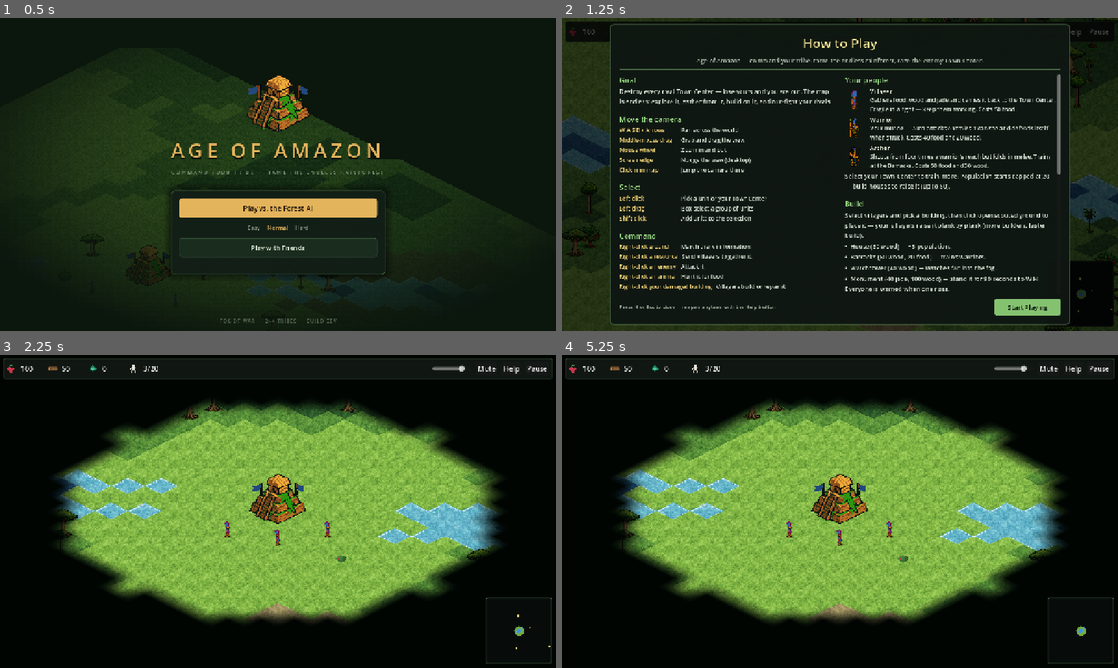
Above: before the commit, frames 1-4 (two rows, left to right).
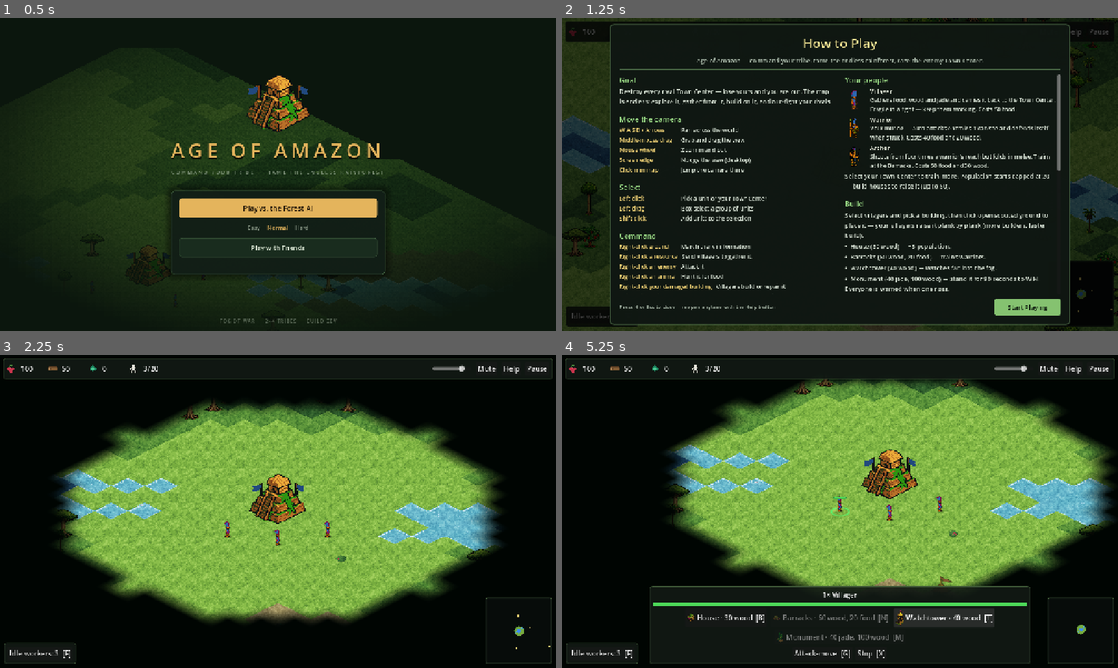
Above: after the commit, the same moments.

Repository: iagocavalcante/age-of-amazon
Game: Godot game, scene res://scenes/ui/MainMenu.tscn
Two runs of this game, one before a commit and one after it. Both use one fixed random seed, a clock stepped at 60 frames per second and the inputs below.
Inputs (mouse positions are in pixels of both pictures, inside the frame that each line leads up to):
- Up to frame 1 (0.5 s): no input
- Up to frame 2 (1.25 s): click "Play vs. the Forest AI" at 0.5 s
- Up to frame 3 (2.25 s): click (38, 652) at 1.25 s, where only the run after the commit has a clickable "Idle workers: 3 [F]"; click "Start Playing" at 2 s
- Up to frame 4 (5.25 s): click (600, 652) at 2.75 s, where only the run after the commit has a clickable "Idle workers: 3 [F]"; click (873, 652) at 3.5 s, where only the run after the commit has a clickable "Stop [X]"; click (723, 617) at 4.25 s, where only the run after the commit has a clickable "House · 30 wood [B]"; click (945, 617) at 5 s, where only the run after the commit has a clickable "Watchtower · 40 wood [T]"

Frame 1 is identical in both runs. In frame 2, 0.5% of the frame differs, in the area x 0-90%, y 48-99%; in frame 3, 0.2%; in frame 4, 33%, in the area x 0-99%, y 7-99%.

Commit message:
feat: HUD upgrade — HP bars, iconed hotkey buttons, affordability states, attack-move/stop commands, idle-worker finder

Diff:
--- a/scripts/autoloads/CommandRouter.gd
+++ b/scripts/autoloads/CommandRouter.gd
@@ -45,6 +45,8 @@
 			_exec_rally(command)
 		"attack_move":
 			_exec_attack_move(command)
+		"stop":
+			_exec_stop(command)
 		"build":
 			_exec_build(command)
 		_:
@@ -52,6 +54,10 @@
 
 # Actors resolve by name from the issuing player's group — ownership check
 # and dangling-reference filtering in one step.
+func _exec_stop(command: Dictionary) -> void:
+	for unit: UnitBase in _resolve_actors(command):
+		unit.stop_order()
+
 func _resolve_actors(command: Dictionary) -> Array[UnitBase]:
 	var owned: Array[UnitBase] = []
 	var wanted: Array = command.get("actor_names", [])
--- a/scripts/main/Main.gd
+++ b/scripts/main/Main.gd
@@ -50,6 +50,9 @@
 		_run_monument_test()
 	if "--test-tactics" in args:
 		_run_tactics_test()
+	if "--test-hud" in args:
+		_run_hud_test()
+		return
 	if "--test-fruit" in args:
 		_run_fruit_test()
 		return
@@ -358,6 +361,59 @@
 
 # Prove shore fishing: a fish school exists near the shore, a villager can
 # work it, and the catch banks as food.
+# Prove the HUD input chain: select -> hotkey arms attack-move -> click
+# commands the march -> stop hotkey drops it -> idle finder sees the unit.
+func _run_hud_test() -> void:
+	await get_tree().create_timer(0.5).timeout
+	var hud: Control = $UILayer/HUD
+	var villagers: Array = get_tree().get_nodes_in_group("player_0").filter(
+		func(n: Node) -> bool: return n is UnitBase and (n as UnitBase).can_gather)
+	var unit: UnitBase = villagers[0]
+	SelectionManager.select_only(unit)
+	await get_tree().process_frame
+	await get_tree().process_frame
+	print("[test-hud] panel-shown ", "OK" if hud._sel_panel.visible else "FAILED")
+	print("[test-hud] cmd-row ", "OK" if hud._cmd_box.visible else "FAILED")
+	print("[test-hud] hotkeys-mapped ", "OK" if hud._hotkeys.has(KEY_G)
+		and hud._hotkeys.has(KEY_X) and hud._hotkeys.has(KEY_B) else "FAILED")
+
+	_push_key(KEY_G)
+	await get_tree().process_frame
+	print("[test-hud] g-arms ", "OK" if SelectionManager.attack_move_armed else "FAILED")
+
+	_push_click(get_viewport().get_visible_rect().size / 2.0 + Vector2(200, -120))
+	await get_tree().create_timer(0.5).timeout
+	var marching: bool = unit.current_state == UnitBase.State.MOVING
+	print("[test-hud] click-marches ", "OK" if marching
+		and not SelectionManager.attack_move_armed else "FAILED",
+		" state=", unit.current_state)
+
+	_push_key(KEY_X)
+	await get_tree().create_timer(0.2).timeout
+	print("[test-hud] x-stops ", "OK" if unit.current_state == UnitBase.State.IDLE else "FAILED")
+
+	await get_tree().create_timer(0.6).timeout  # idle refresh tick
+	var idle_count: int = hud._idle_villagers().size()
+	print("[test-hud] idle-finder ", "OK" if idle_count >= 1 else "FAILED",
+		" count=", idle_count)
+	get_tree().quit()
+
+func _push_key(keycode: Key) -> void:
+	var ev: InputEventKey = InputEventKey.new()
+	ev.keycode = keycode
+	ev.physical_keycode = keycode
+	ev.pressed = true
+	get_viewport().push_input(ev)
+
+func _push_click(pos: Vector2) -> void:
+	for pressed: bool in [true, false]:
+		var ev: InputEventMouseButton = InputEventMouseButton.new()
+		ev.button_index = MOUSE_BUTTON_LEFT
+		ev.position = pos
+		ev.global_position = pos
+		ev.pressed = pressed
+		get_viewport().push_input(ev)
+
 # Prove fruit trees bank food alongside the wood haul.
 func _run_fruit_test() -> void:
 	await get_tree().create_timer(0.5).timeout
@@ -836,6 +892,21 @@
 	await get_tree().create_timer(3.0).timeout
 	var moved: bool = mover.global_position.distance_to(start) > 40.0
 	print("[test-commands] move ", "OK" if moved else "FAILED")
+
+	# Stop: a fresh march is dropped on the spot.
+	CommandRouter.submit({
+		"type": "move", "player_id": 0,
+		"actor_names": [String(mover.name)],
+		"target": Constants.grid_to_world(30, 30),
+	})
+	await get_tree().create_timer(0.5).timeout
+	CommandRouter.submit({
+		"type": "stop", "player_id": 0,
+		"actor_names": [String(mover.name)],
+	})
+	await get_tree().process_frame
+	var stopped: bool = mover.current_state == UnitBase.State.IDLE
+	print("[test-commands] stop ", "OK" if stopped else "FAILED")
 
 	# Ownership: player 1 may not command player 0's unit away.
 	CommandRouter.submit({
--- a/scripts/ui/HUD.gd
+++ b/scripts/ui/HUD.gd
@@ -17,6 +17,17 @@
 var _sel_label: Label
 var _train_box: HFlowContainer
 var _build_box: HFlowContainer
+var _hp_bar: ProgressBar
+var _train_progress: ProgressBar
+var _cmd_box: HBoxContainer
+var _idle_button: Button
+var _idle_cycle: int = 0
+# keycode -> Callable, rebuilt with the panel (see _unhandled_key_input)
+var _hotkeys: Dictionary = {}
+
+const TRAIN_KEYS: Dictionary = { "villager": KEY_V, "warrior": KEY_C, "archer": KEY_R }
+const BUILD_KEYS: Dictionary = { "house": KEY_B, "barracks": KEY_N,
+	"watchtower": KEY_T, "monument": KEY_M }
 var _queue_label: Label
 
 var _minimap_rect: TextureRect
@@ -62,7 +73,13 @@
 	# Pausing is meaningless in multiplayer — the server marches on. Mode is
 	# only known after Main's boot, so decide at world_ready.
 	EventBus.world_ready.connect(func() -> void:
-		_pause_button.visible = Net.mode != Net.Mode.CLIENT)
+		_pause_button.visible = Net.mode != Net.Mode.CLIENT
+		# Thumbnails were built before the local tribe was known.
+		for child: Node in _build_box.get_children():
+			var b: Button = child as Button
+			if b != null and b.has_meta("btype"):
+				b.icon = AssetLibrary.building_textures[
+					GameManager.local_player_id].get(b.get_meta("btype")))
 
 	var timer: Timer = Timer.new()
 	timer.wait_time = REFRESH_INTERVAL
@@ -167,6 +184,20 @@
 func _on_resources_changed(player_id: int) -> void:
 	if player_id == GameManager.local_player_id:
 		_refresh_top_bar()
+		if _sel_panel.visible:
+			_refresh_selection_panel()
+
+func _rebuild_hotkeys() -> void:
+	_hotkeys.clear()
+	for row: Container in [_train_box, _build_box, _cmd_box]:
+		if not row.visible:
+			continue
+		for child: Node in row.get_children():
+			var b: Button = child as Button
+			if b != null and not b.is_queued_for_deletion() \
+					and b.has_meta("hotkey") and int(b.get_meta("hotkey")) != 0 \
+					and not b.disabled:
+				_hotkeys[int(b.get_meta("hotkey"))] = b.pressed.emit
 
 # --- Selection / training panel ---
 
@@ -188,6 +219,13 @@
 	_sel_label.horizontal_alignment = HORIZONTAL_ALIGNMENT_CENTER
 	box.add_child(_sel_label)
 
+	_hp_bar = ProgressBar.new()
+	_hp_bar.show_percentage = false
+	_hp_bar.custom_minimum_size = Vector2(150, 8)
+	_hp_bar.add_theme_stylebox_override("background", AssetLibrary.health_bar_bg)
+	_hp_bar.add_theme_stylebox_override("fill", AssetLibrary.health_bar_fill)
+	box.add_child(_hp_bar)
+
 	# Flow containers so button rows wrap instead of running off both screen
 	# edges on narrow viewports (see _clamp_row).
 	_train_box = HFlowContainer.new()
@@ -200,6 +238,16 @@
 	_queue_label = Label.new()
 	_queue_label.horizontal_alignment = HORIZONTAL_ALIGNMENT_CENTER
 	box.add_child(_queue_label)
+
+	_train_progress = ProgressBar.new()
+	_train_progress.show_percentage = false
+	_train_progress.max_value = 100.0
+	_train_progress.custom_minimum_size = Vector2(150, 6)
+	_train_progress.add_theme_stylebox_override("background", AssetLibrary.health_bar_bg)
+	var progress_fill: StyleBoxFlat = AssetLibrary.health_bar_fill.duplicate()
+	progress_fill.bg_color = Color(0.89, 0.71, 0.36)
+	_train_progress.add_theme_stylebox_override("fill", progress_fill)
+	box.add_child(_train_progress)
 
 	# Construction buttons appear when villagers are selected.
 	_build_box = HFlowContainer.new()
@@ -210,17 +258,124 @@
 	box.add_child(_build_box)
 	for building_type: String in ["house", "barracks", "watchtower", "monument"]:
 		var def: Dictionary = Constants.BUILDING_DEFS[building_type]
-		var parts: Array[String] = []
-		for res_type: int in def["cost"]:
-			parts.append("%d %s" % [def["cost"][res_type],
-				Constants.RESOURCE_NAMES[res_type]])
 		var button: Button = Button.new()
-		button.text = "%s (%s)" % [building_type.capitalize(), ", ".join(parts)]
+		button.text = "%s · %s  [%s]" % [building_type.capitalize().replace("_", " "),
+			_cost_text(def["cost"]), OS.get_keycode_string(BUILD_KEYS[building_type])]
+		button.icon = AssetLibrary.building_textures[0].get(building_type)
+		button.add_theme_constant_override("icon_max_width", 20)
 		button.focus_mode = Control.FOCUS_NONE
 		var captured: String = building_type
 		button.pressed.connect(func() -> void:
 			SelectionManager.start_placement(captured))
+		button.set_meta("cost", def["cost"])
+		button.set_meta("hotkey", BUILD_KEYS[building_type])
+		button.set_meta("btype", building_type)
 		_build_box.add_child(button)
+
+	# Orders for the selected units.
+	_cmd_box = HBoxContainer.new()
+	_cmd_box.add_theme_constant_override("separation", 8)
+	_cmd_box.alignment = BoxContainer.ALIGNMENT_CENTER
+	_cmd_box.visible = false
+	box.add_child(_cmd_box)
+	var atk_button: Button = Button.new()
+	atk_button.text = "Attack-move  [G]"
+	atk_button.tooltip_text = "Then click a destination — units engage everything on the way. (Or shift+right-click.)"
+	atk_button.focus_mode = Control.FOCUS_NONE
+	atk_button.pressed.connect(func() -> void: SelectionManager.arm_attack_move())
+	atk_button.set_meta("hotkey", KEY_G)
+	_cmd_box.add_child(atk_button)
+	var stop_button: Button = Button.new()
+	stop_button.text = "Stop  [X]"
+	stop_button.tooltip_text = "Drop all orders and stand down."
+	stop_button.focus_mode = Control.FOCUS_NONE
+	stop_button.pressed.connect(_stop_selected)
+	stop_button.set_meta("hotkey", KEY_X)
+	_cmd_box.add_child(stop_button)
+
+	_build_idle_button()
+
+func _cost_text(cost: Dictionary) -> String:
+	var parts: Array[String] = []
+	for res_type: int in cost:
+		parts.append("%d %s" % [cost[res_type], Constants.RESOURCE_NAMES[res_type]])
+	return ", ".join(parts)
+
+# Disable what the player cannot pay for, and say why.
+func _apply_affordability(button: Button, cost: Dictionary, pop_gated: bool) -> void:
+	var pid: int = GameManager.local_player_id
+	var lacking: Array[String] = []
+	for res_type: int in cost:
+		var short: int = cost[res_type] - GameManager.get_resource(pid, res_type)
+		if short > 0:
+			lacking.append("%d more %s" % [short, Constants.RESOURCE_NAMES[res_type]])
+	if pop_gated and GameManager.get_population(pid) >= GameManager.population_cap(pid):
+		lacking.append("room — population cap reached, build houses")
+	button.disabled = not lacking.is_empty()
+	button.tooltip_text = "Need " + " and ".join(lacking) if button.disabled else ""
+
+func _stop_selected() -> void:
+	var units: Array = SelectionManager.selected_units.filter(is_instance_valid)
+	if units.is_empty():
+		return
+	CommandRouter.submit({
+		"type": "stop", "player_id": GameManager.local_player_id,
+		"actor_names": units.map(func(u: Node2D) -> String: return String(u.name)),
+	})
+
+func _build_idle_button() -> void:
+	var panel: PanelContainer = PanelContainer.new()
+	panel.add_theme_stylebox_override("panel", _panel_style())
+	panel.set_anchors_preset(Control.PRESET_BOTTOM_LEFT)
+	panel.grow_vertical = Control.GROW_DIRECTION_BEGIN
+	panel.offset_left = 10
+	panel.offset_bottom = -10
+	add_child(panel)
+	_idle_button = Button.new()
+	_idle_button.focus_mode = Control.FOCUS_NONE
+	_idle_button.tooltip_text = "Select the next idle villager and jump the camera there."
+	_idle_button.pressed.connect(_cycle_idle_villager)
+	panel.add_child(_idle_button)
+	panel.visible = false
+	_idle_button.set_meta("panel", panel)
+
+func _idle_villagers() -> Array:
+	return get_tree().get_nodes_in_group(
+		"player_%d" % GameManager.local_player_id).filter(
+		func(n: Node) -> bool:
+			var unit: UnitBase = n as UnitBase
+			return unit != null and unit.can_gather \
+				and unit.current_state == UnitBase.State.IDLE)
+
+func _cycle_idle_villager() -> void:
+	var idle: Array = _idle_villagers()
+	if idle.is_empty():
+		return
+	_idle_cycle = (_idle_cycle + 1) % idle.size()
+	var unit: Node2D = idle[_idle_cycle]
+	SelectionManager.select_only(unit)
+	var camera: Camera2D = get_viewport().get_camera_2d()
+	if camera != null:
+		camera.global_position = unit.global_position
+
+func _refresh_idle_button() -> void:
+	if _idle_button == null:
+		return
+	var count: int = _idle_villagers().size()
+	(_idle_button.get_meta("panel") as PanelContainer).visible = count > 0
+	_idle_button.text = "Idle workers: %d  [F]" % count
+
+func _unhandled_key_input(event: InputEvent) -> void:
+	var key := event as InputEventKey
+	if key == null or not key.pressed or key.echo or get_tree().paused:
+		return
+	if key.keycode == KEY_F:
+		if not _idle_villagers().is_empty():
+			_cycle_idle_villager()
+		return
+	if not _sel_panel.visible or not _hotkeys.has(key.keycode):
+		return
+	(_hotkeys[key.keycode] as Callable).call()
 
 # A flow row wraps at its own width, but left alone it takes its natural
 # single-row width — wider than narrow viewports, pushing buttons off both
@@ -233,7 +388,10 @@
 			natural += (child as Control).get_combined_minimum_size().x
 			count += 1
 	natural += 8.0 * maxf(0.0, count - 1)
-	row.custom_minimum_size.x = minf(natural, get_viewport_rect().size.x - 48.0)
+	# Clear the minimap (bottom-right) and idle-workers button (bottom-left),
+	# not just the screen edges — a wide row must wrap before sliding under
+	# either overlay.
+	row.custom_minimum_size.x = minf(natural, get_viewport_rect().size.x - 420.0)
 
 # The train row mirrors whatever the selected building can produce.
 func _populate_train_buttons(building_type: String) -> void:
@@ -241,15 +399,19 @@
 		child.queue_free()
 	for unit_type: String in Constants.BUILDING_DEFS[building_type]["trains"]:
 		var def: Dictionary = Constants.UNIT_DEFS[unit_type]
-		var parts: Array[String] = []
-		for res_type: int in def["cost"]:
-			parts.append("%d %s" % [def["cost"][res_type],
-				Constants.RESOURCE_NAMES[res_type]])
 		var button: Button = Button.new()
-		button.text = "Train %s (%s)" % [unit_type.capitalize(), ", ".join(parts)]
+		button.text = "%s · %s  [%s]" % [unit_type.capitalize(),
+			_cost_text(def["cost"]), OS.get_keycode_string(TRAIN_KEYS.get(unit_type, 0))]
+		var frames: Array = AssetLibrary.get_unit_frames(
+			GameManager.local_player_id, unit_type)
+		if not frames.is_empty():
+			button.icon = frames[0]
+			button.add_theme_constant_override("icon_max_width", 14)
 		button.focus_mode = Control.FOCUS_NONE
 		var captured: String = unit_type
 		button.pressed.connect(func() -> void: _train(captured))
+		button.set_meta("cost", def["cost"])
+		button.set_meta("hotkey", TRAIN_KEYS.get(unit_type, 0))
 		_train_box.add_child(button)
 	_clamp_row(_train_box)
 
@@ -268,6 +430,7 @@
 	if building != null and is_instance_valid(building):
 		_sel_panel.visible = true
 		_build_box.visible = false
+		_cmd_box.visible = false
 		var constructed: bool = bool(building.get("is_constructed"))
 		_train_box.visible = constructed
 		_queue_label.visible = constructed
@@ -276,13 +439,24 @@
 		if not constructed:
 			title += "  ·  under construction"
 		_sel_label.text = "%s  —  %d/%d HP" % [title, building.current_hp, building.max_hp]
+		_hp_bar.visible = true
+		_hp_bar.max_value = building.max_hp
+		_hp_bar.value = building.current_hp
 		var queue: Array = building.train_queue
 		if queue.is_empty():
 			_queue_label.text = "Queue empty"
+			_train_progress.visible = false
 		else:
 			var train_time: float = Constants.UNIT_DEFS[queue[0]]["train_time"]
-			var pct: int = int(building.train_progress / train_time * 100.0)
-			_queue_label.text = "Training %s (%d%%)  —  queue: %d" % [queue[0].capitalize(), pct, queue.size()]
+			_queue_label.text = "Training %s  —  queue: %d" % [
+				queue[0].capitalize(), queue.size()]
+			_train_progress.visible = constructed
+			_train_progress.value = building.train_progress / train_time * 100.0
+		for child: Node in _train_box.get_children():
+			var b: Button = child as Button
+			if b != null and not b.is_queued_for_deletion() and b.has_meta("cost"):
+				_apply_affordability(b, b.get_meta("cost"), true)
+		_rebuild_hotkeys()
 		return
 
 	var units: Array = SelectionManager.selected_units.filter(is_instance_valid)
@@ -294,8 +468,23 @@
 	_sel_panel.visible = true
 	_train_box.visible = false
 	_queue_label.visible = false
+	_train_progress.visible = false
+	_cmd_box.visible = true
 	_build_box.visible = units.any(
 		func(u: Node2D) -> bool: return bool(u.get("can_gather")))
+	var hp: int = 0
+	var hp_max: int = 0
+	for unit: Node2D in units:
+		hp += int(unit.get("current_hp"))
+		hp_max += int(unit.get("max_hp"))
+	_hp_bar.visible = hp_max > 0
+	_hp_bar.max_value = hp_max
+	_hp_bar.value = hp
+	for child: Node in _build_box.get_children():
+		var b: Button = child as Button
+		if b != null and b.has_meta("cost"):
+			_apply_affordability(b, b.get_meta("cost"), false)
+	_rebuild_hotkeys()
 	_clamp_row(_build_box)
 	var counts: Dictionary = {}
 	for unit: Node2D in units:
@@ -404,6 +593,7 @@
 func _on_refresh_tick() -> void:
 	_redraw_minimap()
 	_refresh_monument_banner()
+	_refresh_idle_button()
 	if _sel_panel.visible:
 		_refresh_selection_panel()
 
--- a/scripts/ui/HelpScreen.gd
+++ b/scripts/ui/HelpScreen.gd
@@ -231,6 +231,7 @@
 	_add_body(col, "•  Hunt capybaras and tapirs for food — but beware jaguars, bush dog packs, and caimans lurking at the water's edge.")
 	_add_body(col, "•  Fish schools shimmer along riverbanks — villagers can work them like berry bushes.")
 	_add_body(col, "•  Fruit trees (red-dotted crowns) pay food alongside the wood your villagers chop.")
+	_add_body(col, "•  Hotkeys: [F] next idle villager · [G] attack-move · [X] stop · train [V/C/R] · build [B/N/T/M].")
 	_add_body(col, "•  Mine jade early if you dream of a Monument victory.")
 	_add_body(col, "•  Scout before you strike — you can't hit what you can't see.")
 	_add_body(col, "•  A watchtower on a border ridge is worth three patrols.")
--- a/scripts/ui/SelectionManager.gd
+++ b/scripts/ui/SelectionManager.gd
@@ -15,6 +15,10 @@
 var placing_type: String = ""
 var _ghost: Sprite2D = null
 
+# Attack-move arming: the HUD button arms it; the next click on the map is
+# the destination (shift+right-click stays as the power-user shortcut).
+var attack_move_armed: bool = false
+
 # Touch tracking: taps select, drags are camera pans (handled by GameCamera).
 var _touch_start: Dictionary = {}
 var _touch_moved: Dictionary = {}
@@ -24,6 +28,18 @@
 	if placing_type != "":
 		_placement_input(event)
 		return
+
+	if attack_move_armed:
+		if event is InputEventKey and (event as InputEventKey).pressed \
+				and (event as InputEventKey).keycode == KEY_ESCAPE:
+			disarm_attack_move()
+			return
+		if event is InputEventMouseButton and (event as InputEventMouseButton).pressed:
+			var amb := event as InputEventMouseButton
+			if amb.button_index == MOUSE_BUTTON_LEFT:
+				_attack_move_at(amb.position)
+			disarm_attack_move()
+			return
 
 	if event is InputEventMouseButton:
 		var mb := event as InputEventMouseButton
@@ -201,11 +217,7 @@
 
 	# Shift + right-click: attack-move — march there, engaging on the way.
 	if Input.is_key_pressed(KEY_SHIFT):
-		CommandRouter.submit({
-			"type": "attack_move", "player_id": GameManager.local_player_id,
-			"actor_names": names, "target": world_pos,
-		})
-		EventBus.units_commanded_move.emit(selected_units, world_pos)
+		_attack_move_at(screen_pos)
 		return
 
 	# A friendly site or damaged building under the cursor: build / repair.
@@ -333,8 +345,36 @@
 	WorkFx.float_text(get_tree().current_scene,
 		Constants.grid_to_world(cell.x, cell.y), "rally point", Color(0.6, 0.95, 0.75))
 
+func _attack_move_at(screen_pos: Vector2) -> void:
+	selected_units.assign(selected_units.filter(is_instance_valid))
+	if selected_units.is_empty():
+		return
+	var world_pos: Vector2 = _screen_to_world(screen_pos)
+	CommandRouter.submit({
+		"type": "attack_move", "player_id": GameManager.local_player_id,
+		"actor_names": selected_units.map(
+			func(u: Node2D) -> String: return String(u.name)),
+		"target": world_pos,
+	})
+	EventBus.units_commanded_move.emit(selected_units, world_pos)
+
+func arm_attack_move() -> void:
+	if selected_units.filter(is_instance_valid).is_empty():
+		return
+	attack_move_armed = true
+	Input.set_default_cursor_shape(Input.CURSOR_CROSS)
+
+func disarm_attack_move() -> void:
+	attack_move_armed = false
+	Input.set_default_cursor_shape(Input.CURSOR_ARROW)
+
+func select_only(unit: Node2D) -> void:
+	_deselect_all()
+	_select_unit(unit)
+
 func clear_selection() -> void:
 	_deselect_all()
+	disarm_attack_move()
 
 func _deselect_all() -> void:
 	for unit: Node2D in selected_units:
--- a/scripts/units/Unit.gd
+++ b/scripts/units/Unit.gd
@@ -212,6 +212,12 @@
 
 # --- Commands (issued by SelectionManager / AI) ---
 
+# Hard stop: drop every order and stand down (server-validated "stop").
+func stop_order() -> void:
+	_attack_target = null
+	_intent = {}
+	current_state = State.IDLE
+
 func move_to(target: Vector2) -> void:
 	_intent = {}
 	_attack_target = null
